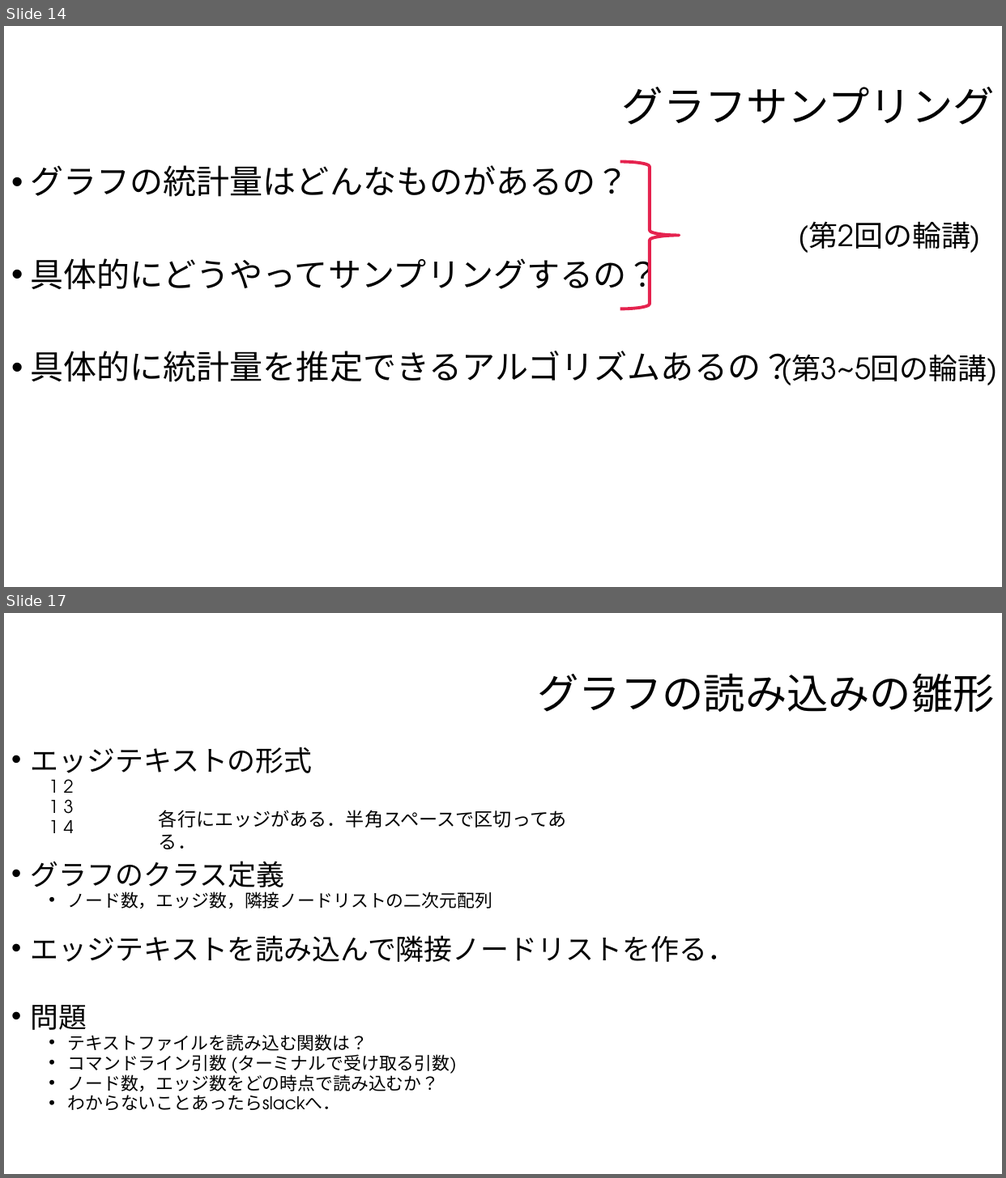
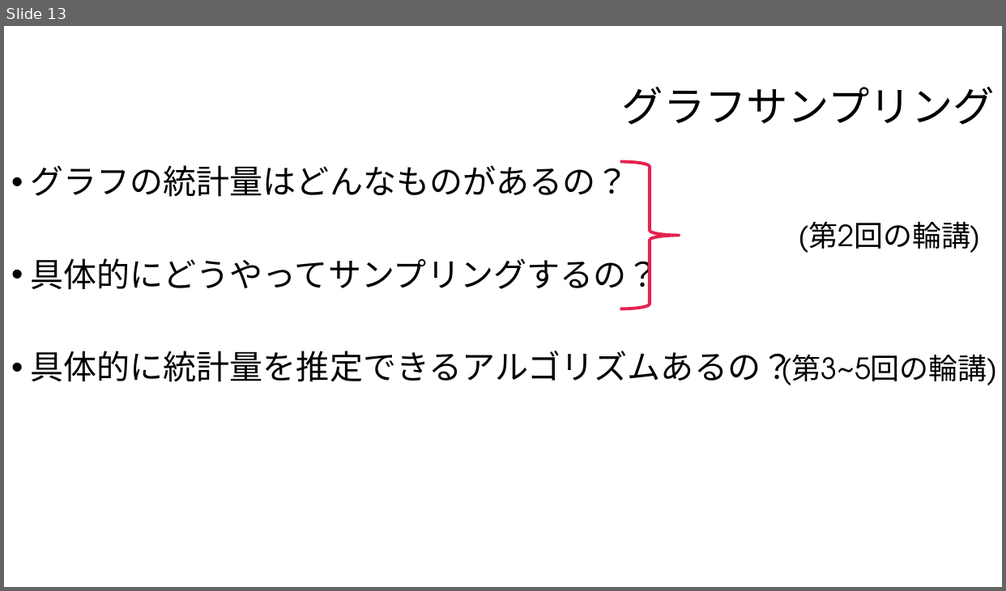
Before and after one commit to hiragaatsuya/trial_shudolab_2019, a slide deck: 第1回スライド.pptx. Shown one above the other, each under a label of ours: slides 14 and 17 before the commit, slide 13 after it; the slides between them are not shown. The pictures are 1006x1178 and 1006x591 pixels, drawn with LibreOffice and Linux fonts; fonts in the diff are those of the drawing; background and template pictures are left out. Boxes give left, top, right and bottom in pixels: in the first picture for what was removed or moved away, otherwise in the second. Text is boxed around its words. In the diff, an @@ line names an element or a change of style, - is before the commit and + after.

```diff
--- a/第1回スライド.pptx
+++ b/第1回スライド.pptx
@@ slide 17 removed at (4,613,1002,1174), background #FFFFFF @@
@@ title removed at (538,673,995,713) @@
-グラフの読み込みの雛形
@@ text removed at (30,747,735,1110) @@
-• エッジテキストの形式
-  1 2
-  1 3
-  1 4
-• グラフのクラス定義
-  • ノード数，エッジ数，隣接ノードリストの二次元配列
-• エッジテキストを読み込んで隣接ノードリストを作る．
-• 問題
-  • テキストファイルを読み込む関数は？
-  • コマンドライン引数 (ターミナルで受け取る引数)
-  • ノード数，エッジ数をどの時点で読み込むか？
-  • わからないことあったらslackへ．
@@ text removed at (159,810,567,828) @@
-各行にエッジがある．半角スペースで区切ってある．
@@ what was slide 14 is now slide 13 @@
```
Also in this commit, not shown: 8 slides changed, 11 other files.
